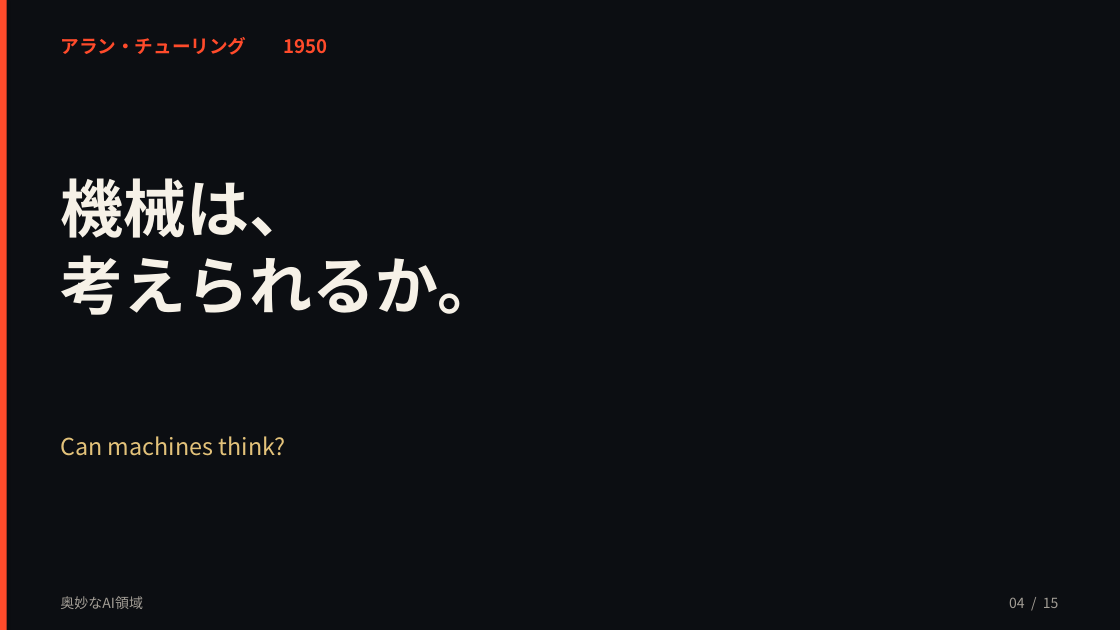
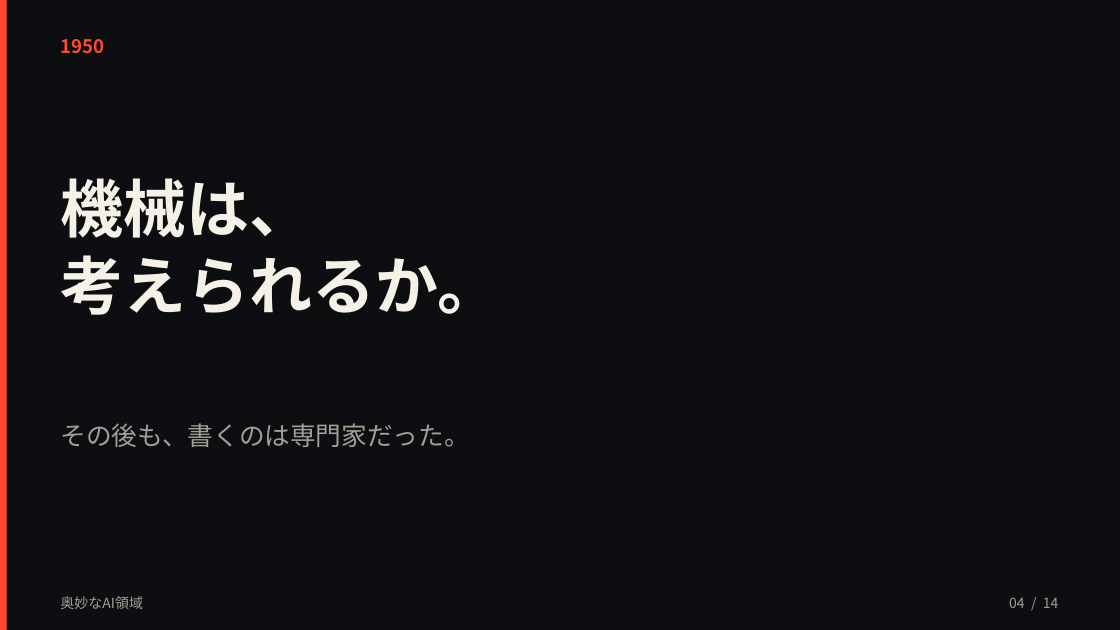
Before and after one commit to kouyozhang-design/vodcoach-ai, a slide deck: slide 4 of presentation/奥妙なAI領域.pptx. Drawn at 1120x630 pixels with LibreOffice and Linux fonts; fonts in the diff are those of the drawing. Boxes give left, top, right and bottom in pixels: in the first picture for what was removed or moved away, otherwise in the second. Text is boxed around its words. In the diff, an @@ line names an element or a change of style, - is before the commit and + after.

```diff
--- a/presentation/奥妙なAI領域.pptx
+++ b/presentation/奥妙なAI領域.pptx
@@ text at box(60, 39, 104, 54): text changed @@
-アラン・チューリング 1950
+1950
@@ text at box(60, 423, 469, 447): text changed; size 20 to 22 pt; text colour #E3C27A to #A39E96 @@
-Can machines think?
+その後も、書くのは専門家だった。
@@ text at box(1009, 597, 1059, 608): text changed @@
-04 / 15
+04 / 14
```
Also in this commit, not shown: 9 other slides changed, 3 slides added, 4 slides removed, 2 other files.
